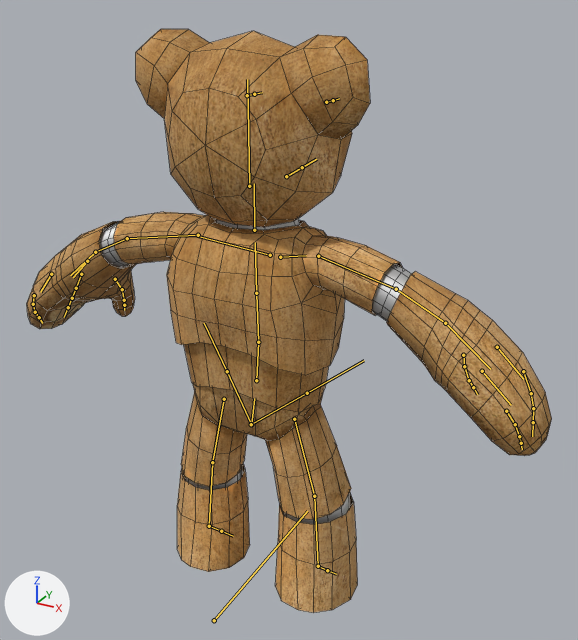
Two versions of the FBX model src/Assets/Models/Characters/Humanoid/Robots/Bosco/Bosco.fbx, one commit apart.
Both versions are drawn from a 50 mm lens placed at (0.968, -1.596, 1.6), pointed at (0.064, 0.048, 0.779). The lights are fixed; the arrows at lower left show +X, +Y and +Z. The bones that bend it are drawn over the model as lines. Mesh edges are drawn as thin lines.

Objects in the first picture: 'BoscoMesh'.
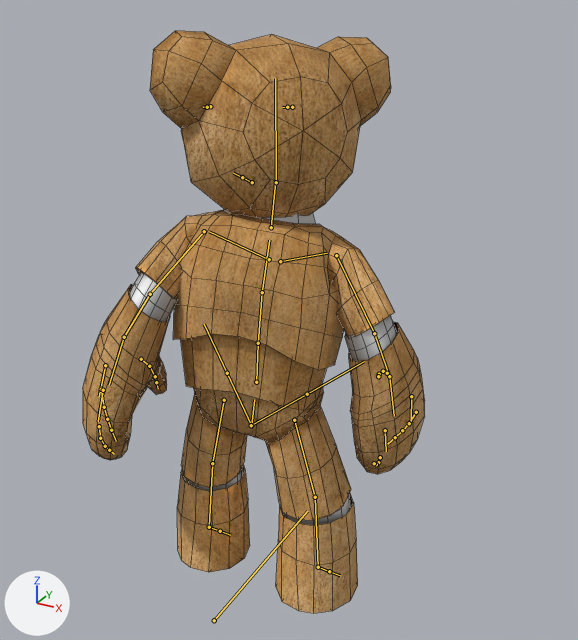
The newer file adds an action. The first version stands in its rest pose; the second is drawn at frame 16 of the action 'Bosco|look_to_the_left'.

The edits, one by one:
Bone 'spine.1' (bone_spine_1) turns from (0, 0, 0) to (0, 7, -1) degrees about its own x, y and z.
Bone 'spine.2' (bone_spine_2) turns from (0, 0, 0) to (8, 1, 3) degrees about its own x, y and z.
Bone 'spine.3' (bone_spine_3) turns from (0, 0, 0) to (4, 7, 2) degrees about its own x, y and z.
Bone 'neck' (bone_neck) turns from (0, 0, 0) to (1, 17, -3) degrees about its own x, y and z.
Bone 'head' (bone_head) turns from (0, 0, 0) to (-2, 16, -6) degrees about its own x, y and z.
Bone 'shoulder.L' (bone_shoulder_l) turns from (0, 0, 0) to (-27, -1, -50) degrees about its own x, y and z.
Bone 'forearm.L' (bone_forearm_l) turns from (0, 0, 0) to (20, -14, 6) degrees about its own x, y and z.
Bone 'shoulder.R' (bone_shoulder_r) turns from (0, 0, 0) to (0, 24, 43) degrees about its own x, y and z.
Bone 'forearm.R' (bone_forearm_r) turns from (0, 0, 0) to (9, 5, 7) degrees about its own x, y and z.

Boxes [x1, y1, x2, y2] around the edits, measured in the pictures (578 x 640 px):
'BoscoMesh', posed (35% narrower): before [27, 29, 552, 613]; after [83, 31, 425, 613]
bone 'spine.1', root to tip: before (256, 380) to (258, 342); after (256, 382) to (258, 343)
bone 'spine.2', root to tip: before (258, 342) to (256, 293); after (258, 343) to (262, 292)
bone 'spine.3', root to tip: before (256, 293) to (255, 242); after (262, 292) to (269, 240)
bone 'neck', root to tip: before (254, 230) to (254, 183); after (271, 227) to (275, 181)
bone 'head', root to tip: before (249, 186) to (247, 79); after (276, 182) to (275, 78)
bone 'shoulder.L', root to tip: before (198, 235) to (127, 238); after (204, 231) to (150, 294)
bone 'forearm.L', root to tip: before (127, 238) to (95, 252); after (150, 294) to (124, 337)
bone 'shoulder.R', root to tip: before (318, 256) to (396, 289); after (336, 255) to (374, 333)
bone 'forearm.R', root to tip: before (396, 289) to (445, 323); after (374, 333) to (389, 376)
